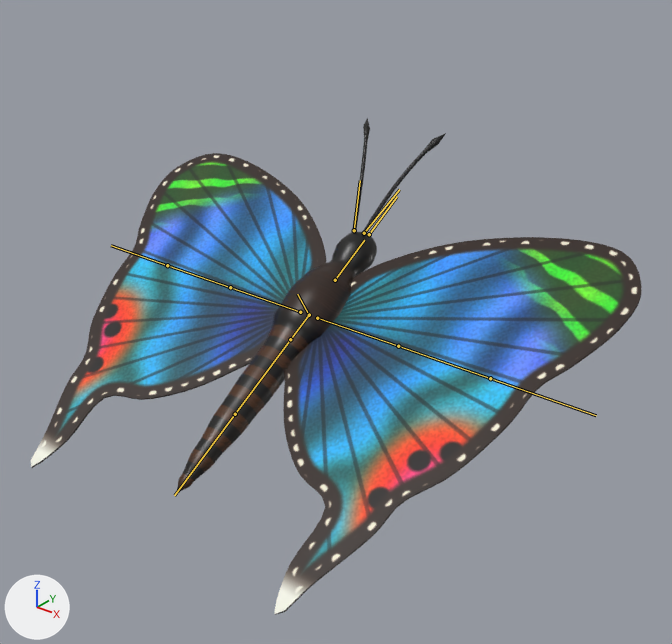
What one commit did to the glTF model project/Application/resources/butterfly/butterfly.gltf.
Before and after are seen from a 50 mm lens placed at (2.5, -2.93, 1.83), pointed at (0.3, -0.18, 0.12). The axes (+X, +Y, +Z) are drawn at lower left. The lights are the same throughout. The older version comes first. The bones that bend it are drawn over the model as lines.

Objects in the first picture: 'Body', 'Wings'.
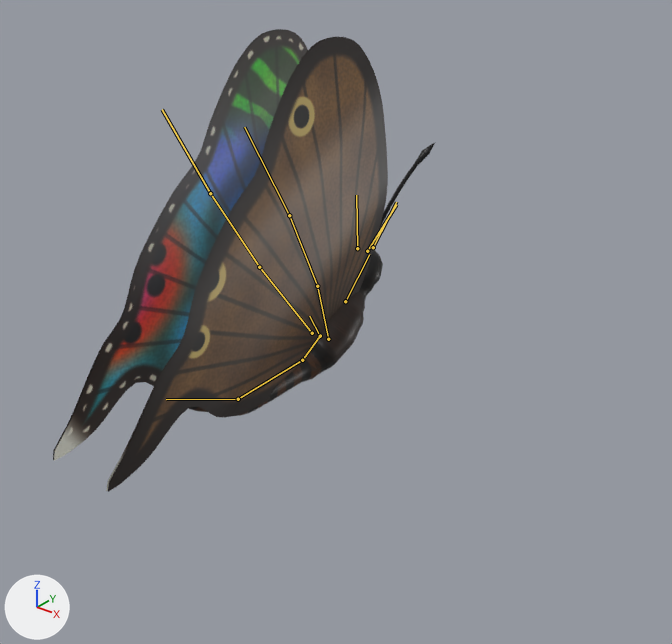
The newer file adds an action. The first version stands in its rest pose; the second is drawn at frame 45 of the action 'revive'.

Changed parts and their boxes [x1, y1, x2, y2] in the pictures (672 x 644 px):
'Wings', posed (45% narrower)
    before: [31, 153, 641, 615]
    after: [53, 29, 388, 492]
'Body', posed
    before: [176, 118, 446, 494]
    after: [189, 143, 435, 416]
bone 'root', root to tip
    before: (309, 315) to (297, 294)
    after: (320, 336) to (309, 316)
bone 'head', root to tip
    before: (335, 280) to (364, 240)
    after: (345, 301) to (369, 254)
bone 'abdomen', root to tip
    before: (290, 339) to (235, 414)
    after: (302, 360) to (238, 399)
bone 'abdomen_tip', root to tip
    before: (235, 414) to (174, 495)
    after: (238, 399) to (166, 399)
bone 'wing_base_R', root to tip
    before: (317, 318) to (398, 346)
    after: (328, 339) to (317, 286)
bone 'wing_mid_R', root to tip
    before: (398, 346) to (490, 378)
    after: (317, 286) to (289, 215)
bone 'wing_tip_R', root to tip
    before: (490, 378) to (596, 415)
    after: (289, 215) to (244, 127)
bone 'wing_base_L', root to tip
    before: (300, 312) to (230, 287)
    after: (312, 333) to (259, 267)
bone 'wing_mid_L', root to tip
    before: (230, 287) to (167, 265)
    after: (259, 267) to (210, 193)
bone 'wing_tip_L', root to tip
    before: (167, 265) to (111, 245)
    after: (210, 193) to (162, 109)

The change, as a diff of the scene's bpy script:
```diff
--- a/project/Application/resources/butterfly/butterfly.gltf.py
+++ b/project/Application/resources/butterfly/butterfly.gltf.py
@@ bone_root @@
 bone_root = bpy.data.objects['ButterflyArmature'].pose.bones['root']
-bone_root.location = (0.0, 0.0, 0.0)
+bone_root.location = (0.0, -0.16, 0.0)
@@ bone_head @@
 bone_head = bpy.data.objects['ButterflyArmature'].pose.bones['head']  # child of 'body'
-bone_head.rotation_quaternion = (1.0, 0.0, 0.0, 0.0)  # degrees (0, 0, 0)
+bone_head.rotation_quaternion = (0.992, 0.125, 0.0, 0.0)  # degrees (14, 0, 0)
@@ bone_abdomen @@
 bone_abdomen = bpy.data.objects['ButterflyArmature'].pose.bones['abdomen']  # child of 'body'
-bone_abdomen.rotation_quaternion = (1.0, 0.0, 0.0, 0.0)  # degrees (0, 0, 0)
+bone_abdomen.rotation_quaternion = (-0.969, 0.247, 0.0, 0.0)  # degrees (-29, 0, 0)
@@ bone_abdomen_tip @@
 bone_abdomen_tip = bpy.data.objects['ButterflyArmature'].pose.bones['abdomen_tip']  # child of 'abdomen'
-bone_abdomen_tip.rotation_quaternion = (1.0, 0.0, 0.0, 0.0)  # degrees (0, 0, 0)
+bone_abdomen_tip.rotation_quaternion = (0.975, -0.223, 0.0, 0.0)  # degrees (-26, 0, 0)
@@ bone_wing_base_r @@
 bone_wing_base_r = bpy.data.objects['ButterflyArmature'].pose.bones['wing_base_R']  # child of 'body'
-bone_wing_base_r.rotation_quaternion = (1.0, 0.0, 0.0, 0.0)  # degrees (0, 0, 0)
+bone_wing_base_r.rotation_quaternion = (0.794, 0.526, 0.0, -0.304)  # degrees (62, 19, -31)
@@ bone_wing_mid_r @@
 bone_wing_mid_r = bpy.data.objects['ButterflyArmature'].pose.bones['wing_mid_R']  # child of 'wing_base_R'
-bone_wing_mid_r.rotation_quaternion = (1.0, 0.0, 0.0, 0.0)  # degrees (0, 0, 0)
+bone_wing_mid_r.rotation_quaternion = (0.997, 0.068, 0.0, -0.039)  # degrees (8, 0, -4)
@@ bone_wing_tip_r @@
 bone_wing_tip_r = bpy.data.objects['ButterflyArmature'].pose.bones['wing_tip_R']  # child of 'wing_mid_R'
-bone_wing_tip_r.rotation_quaternion = (1.0, 0.0, 0.0, 0.0)  # degrees (0, 0, 0)
+bone_wing_tip_r.rotation_quaternion = (0.999, 0.047, 0.0, -0.027)  # degrees (5, 0, -3)
@@ bone_wing_base_l @@
 bone_wing_base_l = bpy.data.objects['ButterflyArmature'].pose.bones['wing_base_L']  # child of 'body'
-bone_wing_base_l.rotation_quaternion = (1.0, 0.0, 0.0, 0.0)  # degrees (0, 0, 0)
+bone_wing_base_l.rotation_quaternion = (0.795, 0.526, 0.0, 0.304)  # degrees (62, -19, 31)
@@ bone_wing_mid_l @@
 bone_wing_mid_l = bpy.data.objects['ButterflyArmature'].pose.bones['wing_mid_L']  # child of 'wing_base_L'
-bone_wing_mid_l.rotation_quaternion = (1.0, 0.0, 0.0, 0.0)  # degrees (0, 0, 0)
+bone_wing_mid_l.rotation_quaternion = (0.997, 0.069, 0.0, 0.04)  # degrees (8, 0, 5)
@@ bone_wing_tip_l @@
 bone_wing_tip_l = bpy.data.objects['ButterflyArmature'].pose.bones['wing_tip_L']  # child of 'wing_mid_L'
-bone_wing_tip_l.rotation_quaternion = (1.0, 0.0, 0.0, 0.0)  # degrees (0, 0, 0)
+bone_wing_tip_l.rotation_quaternion = (0.999, 0.046, 0.0, 0.027)  # degrees (5, 0, 3)
```
